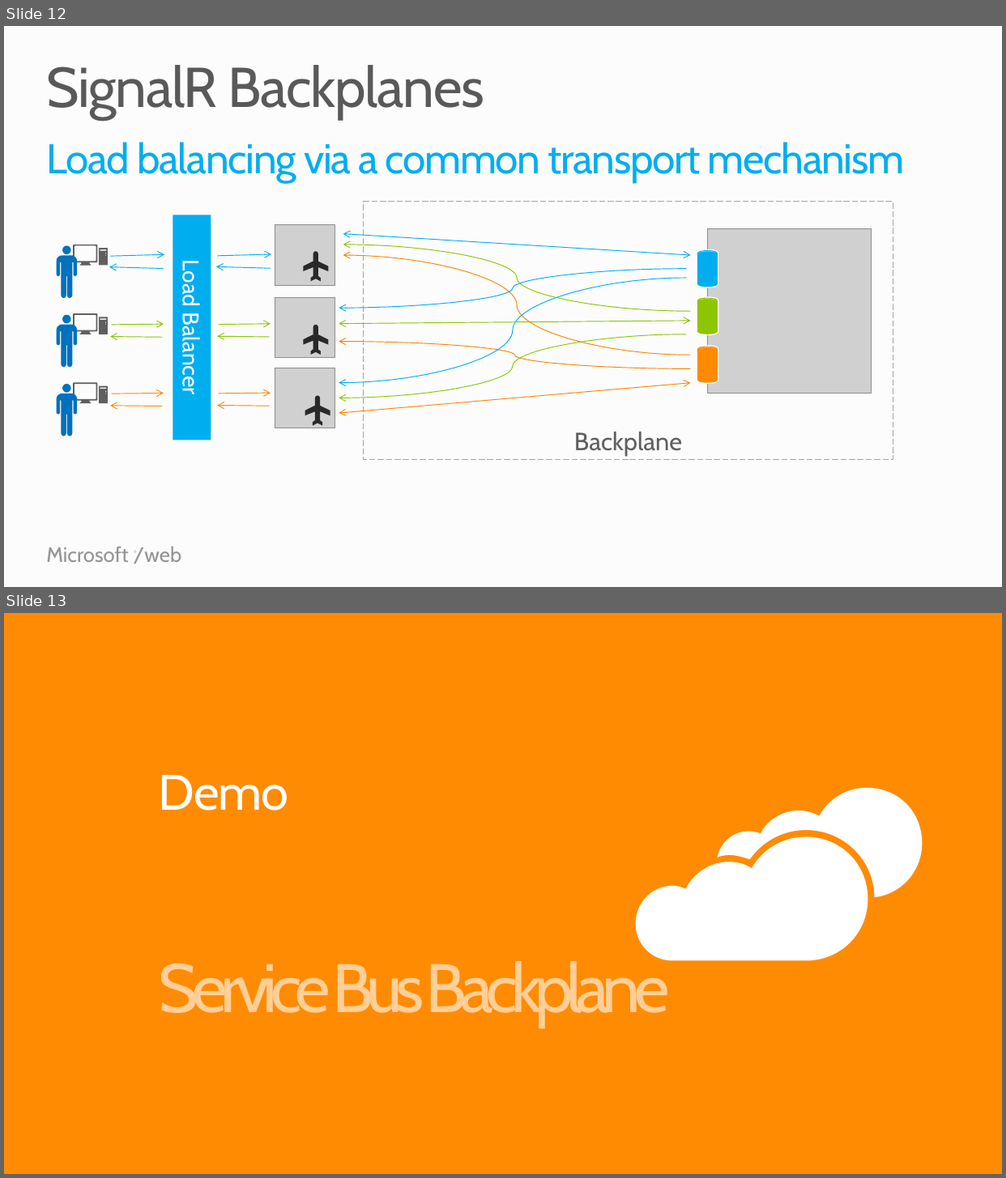
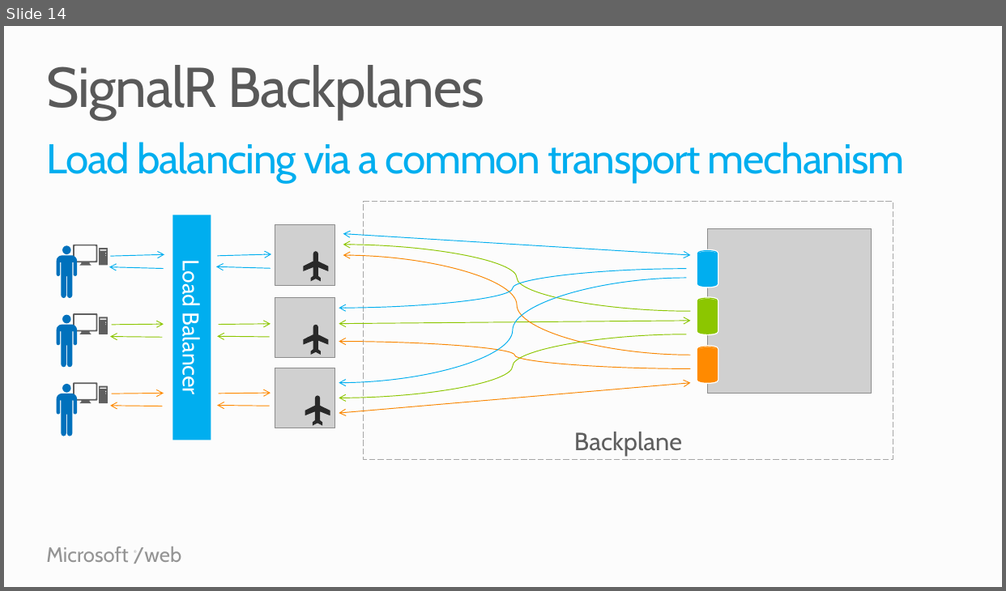
Before and after one commit to Microsoft-Web/PRESENTATION-RealtimeCommunicationsWithSignalR, a slide deck: RealtimeCommunicationsWithSignalR.pptx. Shown one above the other, each under a label of ours: slides 12 and 13 before the commit, slide 14 after it. The pictures are 1006x1178 and 1006x591 pixels, drawn with LibreOffice and Linux fonts; fonts in the diff are those of the drawing; grey boxes stand for pictures. Boxes give left, top, right and bottom in pixels: in the first picture for what was removed or moved away, otherwise in the second. Text is boxed around its words. In the diff, an @@ line names an element or a change of style, - is before the commit and + after.

```diff
--- a/RealtimeCommunicationsWithSignalR.pptx
+++ b/RealtimeCommunicationsWithSignalR.pptx
@@ slide 13 removed at box(4, 613, 1002, 1174), background #FF8A00 @@
@@ title removed at box(159, 775, 288, 811) @@
-Demo
@@ freeform shape removed at box(718, 788, 923, 898) @@
@@ freeform shape removed at box(636, 837, 868, 961) @@
@@ text removed at box(159, 955, 669, 1028) @@
-Service Bus Backplane
@@ what was slide 12 is now slide 14 @@
```
Also in this commit, not shown: 1 slide changed, 2 slides added, 1 other file.
